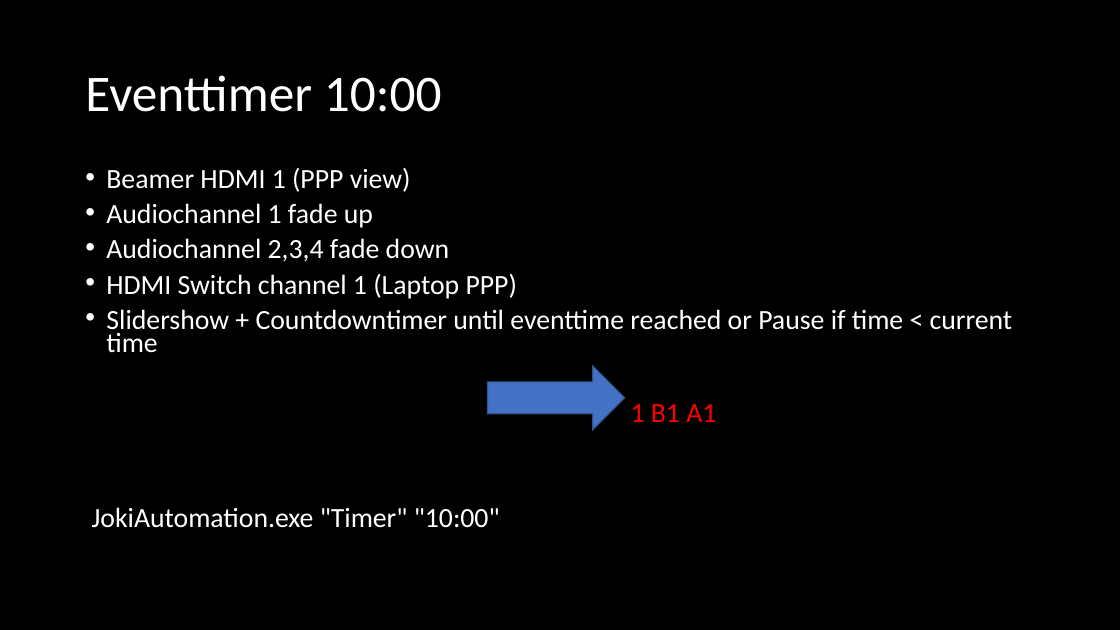
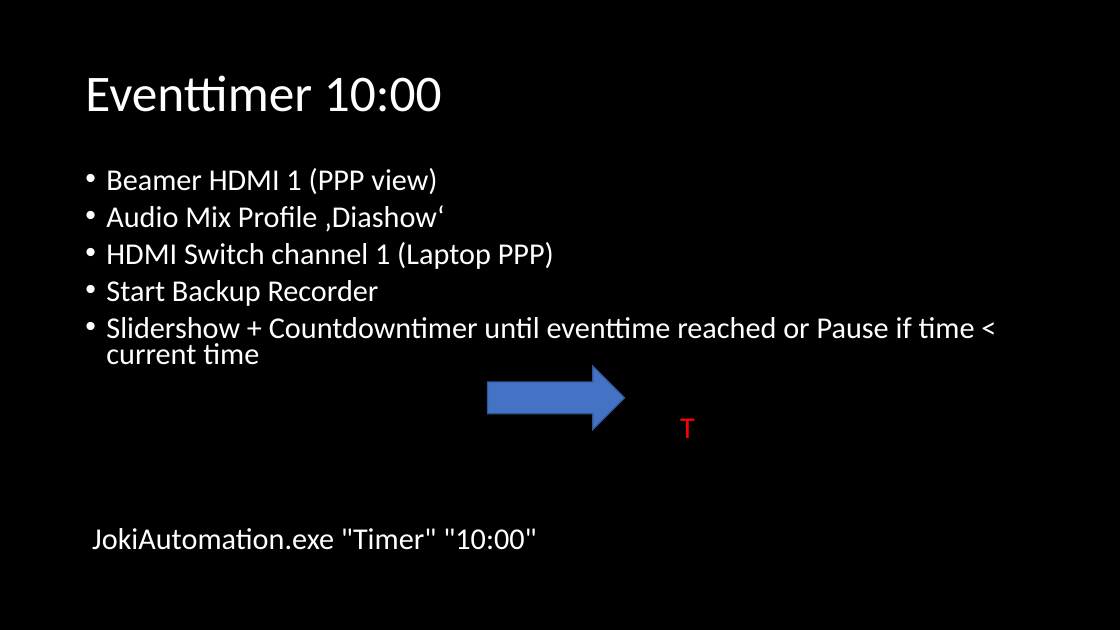
Before and after one commit to Geierwally-xD/JokiAutomation, a slide deck: slide 1 of docu/JoKiAutomationTemplate.pptx. Drawn at 1120x630 pixels with LibreOffice and Linux fonts; fonts in the diff are those of the drawing. Boxes give left, top, right and bottom in pixels: in the first picture for what was removed or moved away, otherwise in the second. Text is boxed around its words. In the diff, an @@ line names an element or a change of style, - is before the commit and + after.

Commit message:
Version V1001 overworked audio control, backup recorder included

```diff
--- a/docu/JoKiAutomationTemplate.pptx
+++ b/docu/JoKiAutomationTemplate.pptx
@@ text at box(92, 168, 975, 550): size 23.8 to 25.9 pt in "Beamer HDMI 1 (PPP view)", "HDMI Switch channel 1 (Laptop PPP)", "Slidershow + Countdowntimer until eventtime reached or ...", "JokiAutomation.exe "Timer" "10:00"" @@
@@ text at box(106, 205, 444, 232): text changed; size 23.8 to 25.9 pt @@
-• Audiochannel 1 fade up
-• Audiochannel 2,3,4 fade down
+• Audio Mix Profile ‚Diashow‘
@@ text at box(106, 280, 379, 306): paragraph added @@
+• Start Backup Recorder
@@ text at box(680, 418, 695, 438): text changed; size 23.8 to 25.9 pt @@
-1 B1 A1
+T
```
Also in this commit, not shown: 10 other slides changed, 1 slide added, 3 slides removed, 10 other files.
